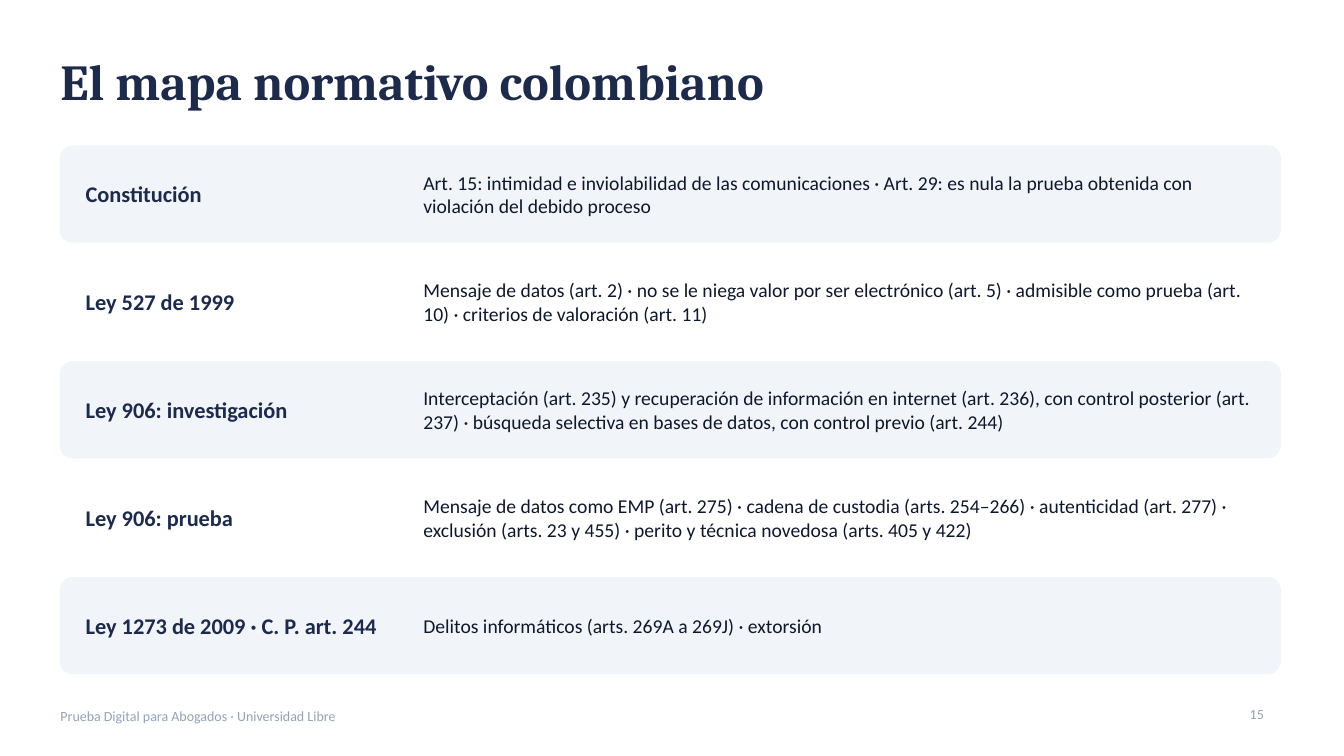
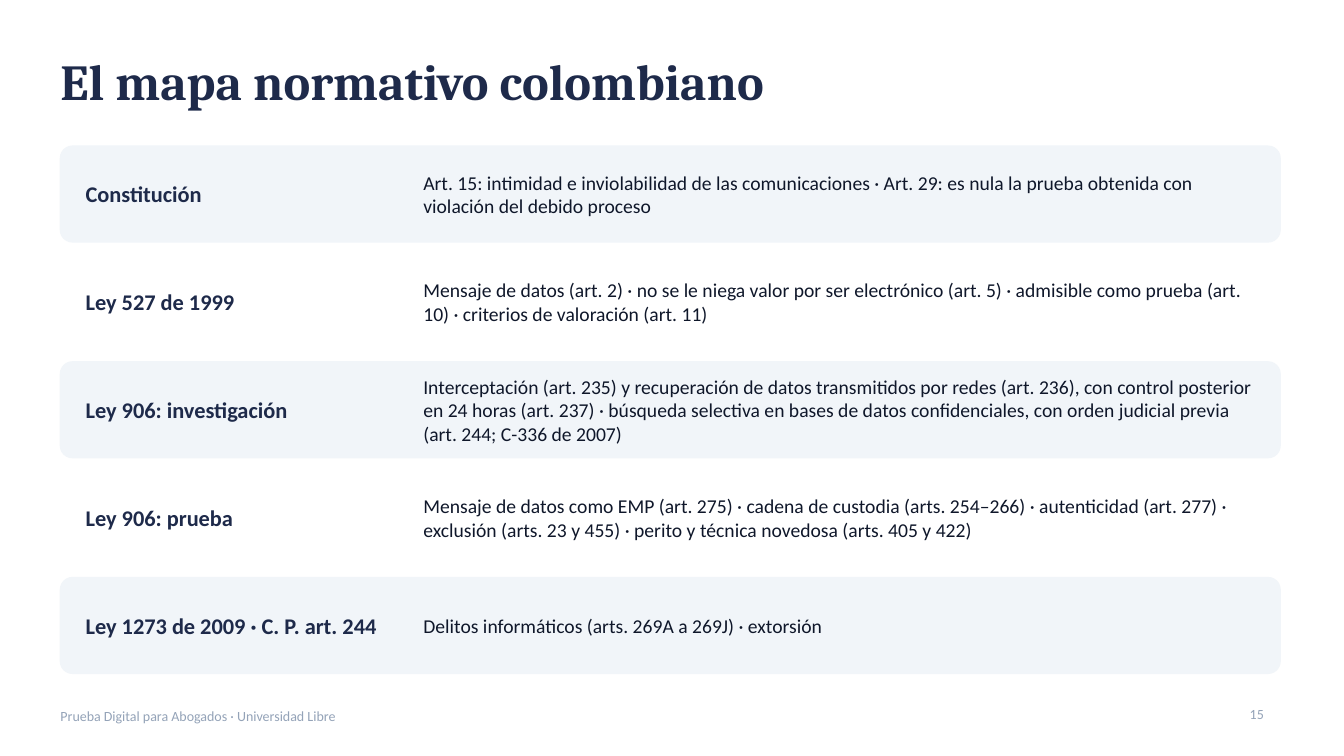
Before and after one commit to CertAcademico/cert-academico-by-redciber-org, a slide deck: slide 15 of materiales/prueba-digital/presentacion-prueba-digital-unilibre.pptx. Drawn at 1344x756 pixels with LibreOffice and Linux fonts; fonts in the diff are those of the drawing. Boxes give left, top, right and bottom in pixels: in the first picture for what was removed or moved away, otherwise in the second. Text is boxed around its words. In the diff, an @@ line names an element or a change of style, - is before the commit and + after.

```diff
--- a/materiales/prueba-digital/presentacion-prueba-digital-unilibre.pptx
+++ b/materiales/prueba-digital/presentacion-prueba-digital-unilibre.pptx
@@ text at [423, 380, 1251, 444]: text changed @@
-Interceptación (art. 235) y recuperación de información en internet (art. 236), con control posterior (art. 237) · búsqueda selectiva en bases de datos, con control previo (art. 244)
+Interceptación (art. 235) y recuperación de datos transmitidos por redes (art. 236), con control posterior en 24 horas (art. 237) · búsqueda selectiva en bases de datos confidenciales, con orden judicial previa (art. 244; C-336 de 2007)
```
Also in this commit, not shown: 1 other slide changed, 2 other files.
